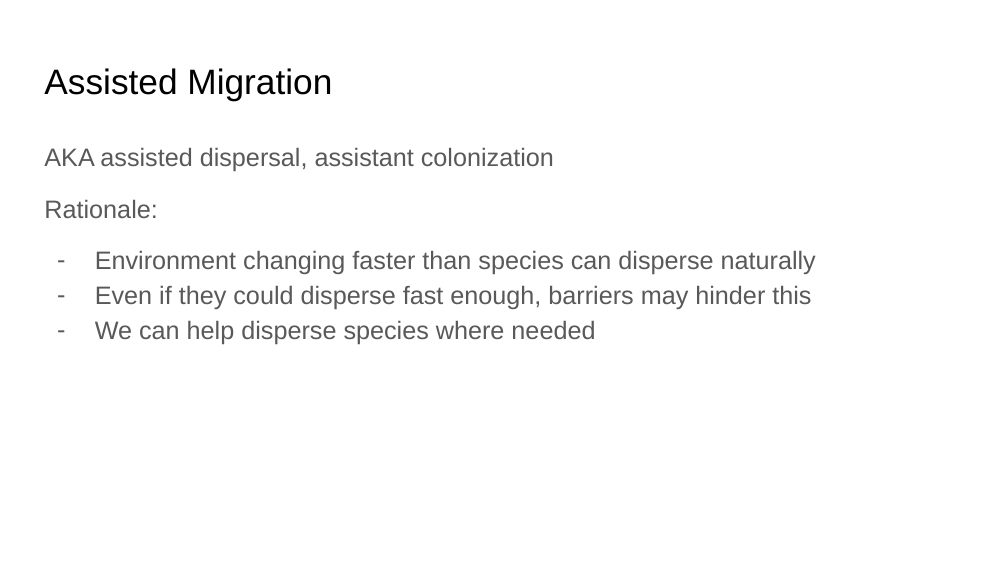
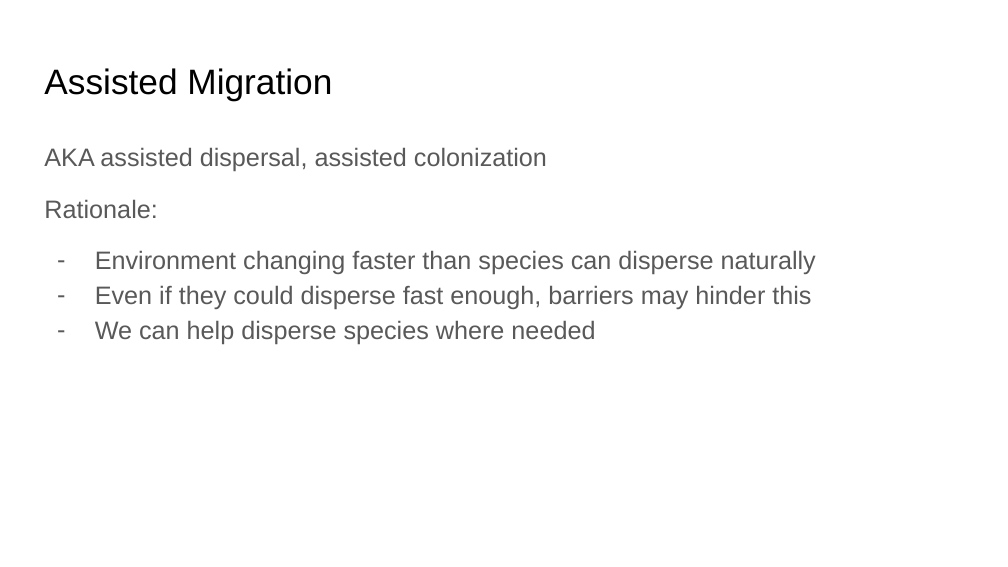
Before and after one commit to bmaitner/Community_ecology_course, a slide deck: slide 27 of lectures/Lecture_23_Patchy_Environments_I.pptx (slide 28 before the commit). Drawn at 1008x567 pixels with LibreOffice and Linux fonts; fonts in the diff are those of the drawing. Boxes give left, top, right and bottom in pixels: in the first picture for what was removed or moved away, otherwise in the second. Text is boxed around its words. In the diff, an @@ line names an element or a change of style, - is before the commit and + after.

```diff
--- a/lectures/Lecture_23_Patchy_Environments_I.pptx
+++ b/lectures/Lecture_23_Patchy_Environments_I.pptx
@@ text at (44,147,547,171): text changed @@
-AKA assisted dispersal, assistant colonization
+AKA assisted dispersal, assisted colonization
```
Also in this commit, not shown: 6 other slides changed, 1 slide added, 2 slides removed, 6 other files.
